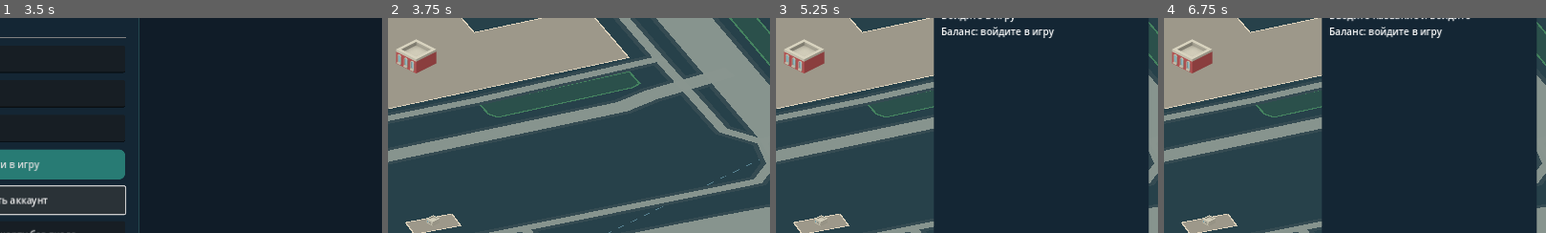
Above: before the commit, frames 1-4 (left to right).
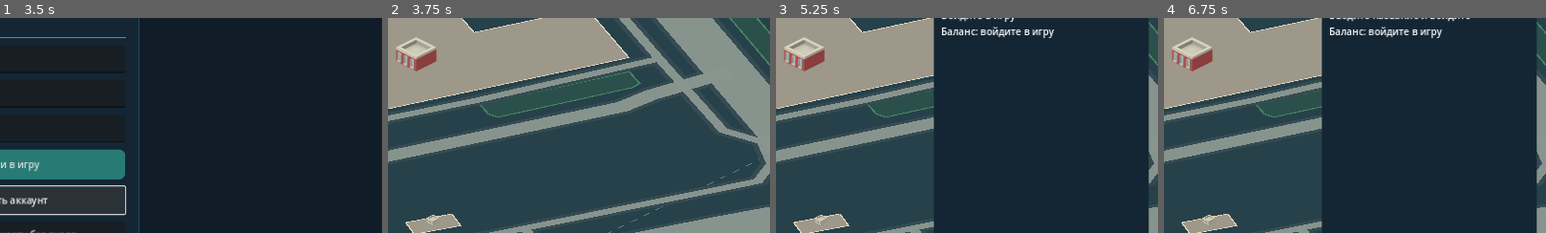
Above: after the commit, the same moments.

Repository: maillunex-lang/basheco
Game: Godot game, scene res://scenes/world.tscn
The game is run twice, just before and just after one commit, with the same random seed, the same clock (stepped at 60 frames per second) and the same inputs.
Inputs (mouse positions are % of the whole screen's width and height, from its top left):
- Up to frame 1 (3.5 s): click (50, 37) at 0.52 s; type "12" at 0.6 s; click (50, 45) at 0.75 s; type "12" at 0.83 s; click (50, 53) at 0.98 s; type "12" at 1.07 s; click "Войти в игру" at 1.25 s; click "Войти в игру" at 2 s; click "Создать аккаунт" at 2.75 s
- Up to frame 2 (3.75 s): click "Посмотреть карту без входа" at 3.5 s
- Up to frame 3 (5.25 s): click "Карта" at 4.25 s; click "Компания" at 5 s
- Up to frame 4 (6.75 s): click (84, 20) at 5.77 s; type "12" at 5.85 s; click "Создать компанию" at 6.5 s
The pictures show only the part of the screen within x 49-99%, y 30-80%; the shares and areas given below are measured in that part.

Frame 1 is identical in both runs. In frame 2, 0.6% of the frame differs, in the area x 2-14%, y 8-97%; in frame 3, 0.6%; in frame 4, 0.6%.

Commit message:
feat(android): render authoritative buildings as depth-sorted 2D isometric art

Diff:
--- a/client/scripts/geo_background.gd
+++ b/client/scripts/geo_background.gd
@@ -374,9 +374,11 @@
     var bounds: Array[int] = world.visible_cell_bounds()
     var drawn_buildings := 0
     var drawn_trees := 0
+    var decorations: Array[Dictionary] = []
     var nodes: Array = static_nodes.duplicate()
     for key in active_chunk_ids:
-        nodes.append(loaded[key])
+        if loaded.has(key):
+            nodes.append(loaded[key])
     for node in nodes:
         var anchor: Vector2i = node.anchor_cell
         var low := Vector2(float(bounds[0] - anchor.x), float(bounds[1] - anchor.y))
@@ -398,8 +400,11 @@
                 var seed_y := float(anchor.y) + center.y
                 var texture: Texture2D = BUILDING_SPRITES[posmod(int(absf(seed_x * 17.0 + seed_y * 31.0)), BUILDING_SPRITES.size())]
                 var sprite_height: float = sprite_width * float(texture.get_height()) / float(texture.get_width())
-                canvas.draw_texture_rect(texture, Rect2(where.x - sprite_width * 0.5, where.y - sprite_height * 0.8, sprite_width, sprite_height), false,
-                    Color(1, 1, 1, 0.12) if world.fade_occluding_buildings else Color.WHITE)
+                decorations.append({
+                    "depth": where.y, "texture": texture,
+                    "rect": Rect2(where.x - sprite_width * 0.5, where.y - sprite_height * 0.86, sprite_width, sprite_height),
+                    "tint": Color(1, 1, 1, 0.12) if world.fade_occluding_buildings else Color.WHITE
+                })
                 drawn_buildings += 1
             elif kind == "forest" and feature.get("fill_ok", false) and drawn_trees < MAX_TREE_SPRITES:
                 # Trees stand on a fixed 8-cell lattice of the world grid, inside the real polygon.
@@ -415,7 +420,17 @@
                         if Geometry2D.is_point_in_polygon(local, feature["fill"]):
                             var tree_at: Vector2 = world.project_cell(Vector2i(gx, gy))
                             var tree_width: float = 28.0 * world.zoom_level
-                            canvas.draw_texture_rect(TREE_SPRITE, Rect2(tree_at.x - tree_width * 0.5, tree_at.y - tree_width, tree_width, tree_width), false)
+                            decorations.append({
+                                "depth": tree_at.y, "texture": TREE_SPRITE,
+                                "rect": Rect2(tree_at.x - tree_width * 0.5, tree_at.y - tree_width, tree_width, tree_width),
+                                "tint": Color.WHITE
+                            })
                             drawn_trees += 1
                         gy += 8
                     gx += 8
+    # Isometric painter order: northern objects first, southern objects in front.
+    # Only visible sourced objects are considered, with fixed per-frame caps.
+    decorations.sort_custom(func(a: Dictionary, b: Dictionary) -> bool:
+        return float(a["depth"]) < float(b["depth"]))
+    for decoration in decorations:
+        canvas.draw_texture_rect(decoration["texture"], decoration["rect"], false, decoration["tint"])
--- /dev/null
+++ b/client/scripts/iso_building.gd
@@ -0,0 +1,38 @@
+extends RefCounted
+## Original vector-drawn 2D isometric building art for server-confirmed parcels.
+## No 3D meshes, no claims about actual building height or physical appearance.
+const ROOFS := {
+    "commercial": Color("#dca76b"),
+    "industrial": Color("#91b4c1"),
+    "agricultural": Color("#a6c59a")
+}
+
+static func draw_building(canvas: CanvasItem, world: Node2D, plot: Dictionary) -> void:
+    if plot.get("building_id") == null:
+        return
+    var width := clampi(int(plot.get("width_cells", 1)), 1, 16)
+    var height := clampi(int(plot.get("height_cells", 1)), 1, 16)
+    var origin := Vector2i(int(plot["cell_x"]), int(plot["cell_y"]))
+    var zone := str(plot.get("zone", "commercial"))
+    var roof: Color = ROOFS.get(zone, Color("#c8b7a1"))
+    var left: Vector2 = world.project_cell(origin)
+    var top: Vector2 = world.project_cell(origin + Vector2i(width, 0))
+    var right: Vector2 = world.project_cell(origin + Vector2i(width, height))
+    var bottom: Vector2 = world.project_cell(origin + Vector2i(0, height))
+    var rise: float = minf(58.0, 18.0 + float(mini(width, height)) * 6.0) * world.zoom_level
+    var lift := Vector2(0.0, -rise)
+    var base := PackedVector2Array([left, top, right, bottom])
+    var roof_poly := PackedVector2Array([left + lift, top + lift, right + lift, bottom + lift])
+    # Ground shadow stays inside the owned server parcel footprint.
+    canvas.draw_colored_polygon(base, Color("#172d2a", 0.45))
+    canvas.draw_colored_polygon(PackedVector2Array([bottom, right, right + lift, bottom + lift]), roof.darkened(0.43))
+    canvas.draw_colored_polygon(PackedVector2Array([top, right, right + lift, top + lift]), roof.darkened(0.27))
+    canvas.draw_colored_polygon(roof_poly, roof)
+    canvas.draw_polyline(PackedVector2Array([left + lift, top + lift, right + lift, bottom + lift, left + lift]), roof.lightened(0.24), maxf(1.0, world.zoom_level * 1.5), true)
+    # Door indicates the south-facing facade without implying a real entrance.
+    var door: Vector2 = (bottom + right) * 0.5
+    var dw := clampf(world.zoom_level * 5.0, 2.0, 11.0)
+    canvas.draw_colored_polygon(PackedVector2Array([
+        door - Vector2(dw, 0), door + Vector2(dw, 0),
+        door + Vector2(dw, -rise * 0.45), door + Vector2(-dw, -rise * 0.45)
+    ]), Color("#3d5251"))
--- a/client/scripts/world.gd
+++ b/client/scripts/world.gd
@@ -10,6 +10,7 @@
 const GeoBackground = preload("res://scripts/geo_background.gd")
 const WorldGrid = preload("res://scripts/world_grid.gd")
 const WorldOverlay = preload("res://scripts/world_overlay.gd")
+const IsoBuilding = preload("res://scripts/iso_building.gd")
 const GENERATED := "res://data/generated_locations.json"
 var generated_objects: Array[Dictionary] = []
 var geo_background = GeoBackground.new()
@@ -382,6 +383,24 @@
             var valid: bool = build_panel._selection_error().is_empty()
             var tint := Color("#62e0b6") if valid else Color("#ffb56b")
             canvas.draw_polyline(points, tint, 4.0, true)
+    # Server-confirmed built parcels get 2D isometric silhouettes. Empty
+    # plots stay empty: never turn a legal plot into an imaginary building.
+    if lod() == 0:
+        var buildings: Array[Dictionary] = []
+        for plot in plots:
+            if plot.get("building_id") == null or not CityChunks.plot_intersects_bounds(plot, view):
+                continue
+            var origin := Vector2i(int(plot["cell_x"]), int(plot["cell_y"]))
+            var width := int(plot["width_cells"])
+            var height := int(plot["height_cells"])
+            if width < 1 or height < 1:
+                continue
+            var bottom := project_cell(origin + Vector2i(width, height))
+            buildings.append({"depth": bottom.y, "plot": plot})
+        buildings.sort_custom(func(a: Dictionary, b: Dictionary) -> bool:
+            return float(a["depth"]) < float(b["depth"]))
+        for item in buildings:
+            IsoBuilding.draw_building(canvas, self, item["plot"])
     # Playable parcels always render above the read-only geography.
     if lod() <= 2:
         for i in range(plots.size()):
--- /dev/null
+++ b/client/tests/iso_2d.gd
@@ -0,0 +1,22 @@
+extends SceneTree
+const IsoBuilding = preload("res://scripts/iso_building.gd")
+var failures := 0
+func check(ok: bool, why: String) -> void:
+    if not ok:
+        failures += 1
+        printerr("FAIL: " + why)
+func _initialize() -> void:
+    call_deferred("_run")
+func _run() -> void:
+    var scene: Node2D = load("res://scenes/world.tscn").instantiate()
+    root.add_child(scene)
+    await process_frame
+    check(scene.TILE_W == scene.TILE_H * 2.0, "2:1 isometric projection")
+    check(scene.has_method("draw_overlay"), "authoritative world overlay")
+    check(IsoBuilding.ROOFS.size() == 3, "three distinct building-zone palettes")
+    check(scene.get_node("Overlay") != null, "overlay present")
+    check(not scene.get_node("Build").panel.visible, "construction overlay hidden by default")
+    scene.queue_free()
+    if failures == 0:
+        print("BASHECO_ISO_2D_OK projection=2to1 server_plots=1 palette=3")
+    quit(failures)
Not shown, changed: client/export_presets.cfg
